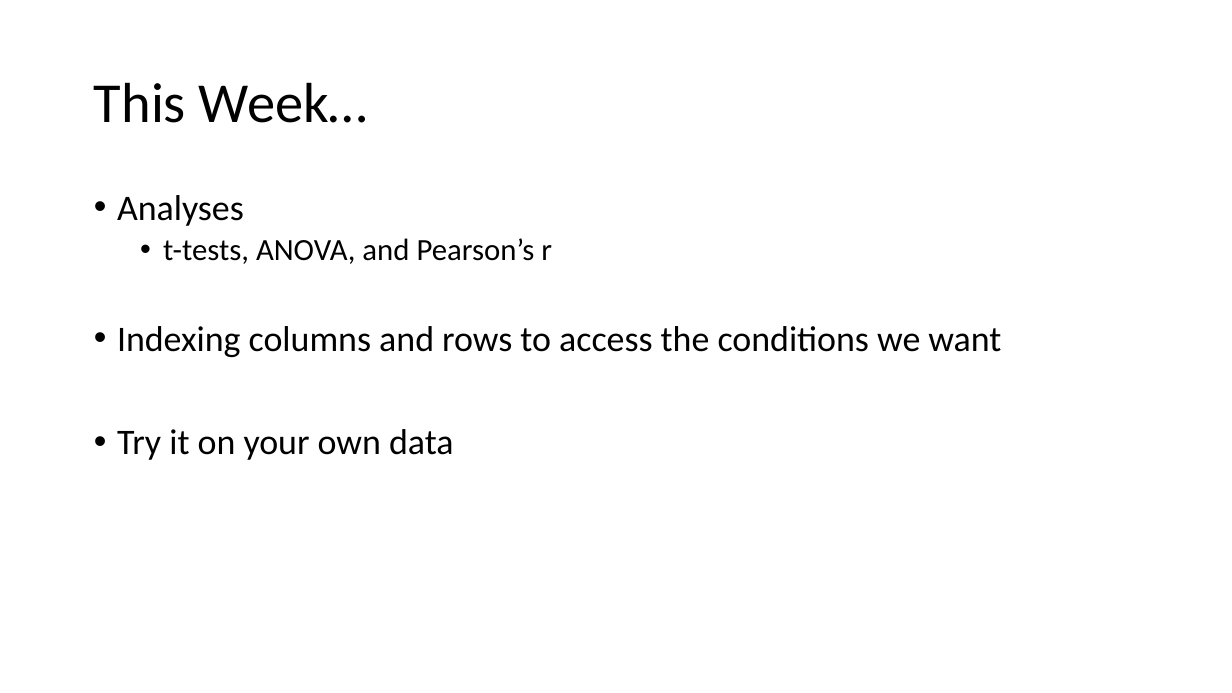
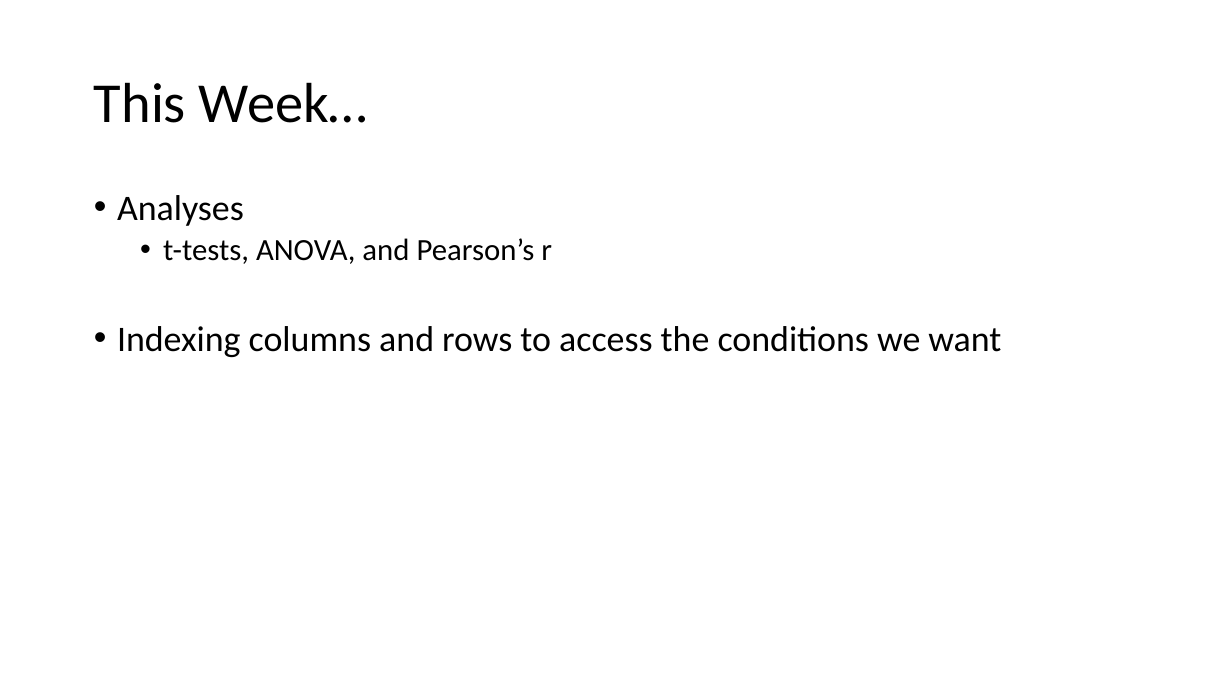
Before and after one commit to angnguyen/ce_group, a slide deck: slide 4 of CognitionEmotion6_RTutorial3/R_tutorial_3_slides.pptx. Drawn at 1232x693 pixels with LibreOffice and Linux fonts; fonts in the diff are those of the drawing. Boxes give left, top, right and bottom in pixels: in the first picture for what was removed or moved away, otherwise in the second. Text is boxed around its words. In the diff, an @@ line names an element or a change of style, - is before the commit and + after.

Commit message:
slides update

```diff
--- a/CognitionEmotion6_RTutorial3/R_tutorial_3_slides.pptx
+++ b/CognitionEmotion6_RTutorial3/R_tutorial_3_slides.pptx
@@ text at box(117, 429, 454, 460): paragraph removed @@
-• Try it on your own data
```
